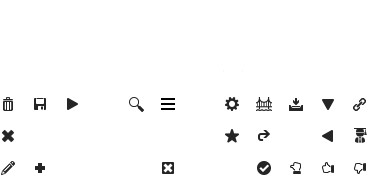
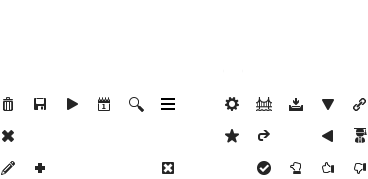
Layered file, before and after one edit (368 x 179). Changes by layer:
added layer "calendar_1" in group "black" over [98, 97, 110, 111]
